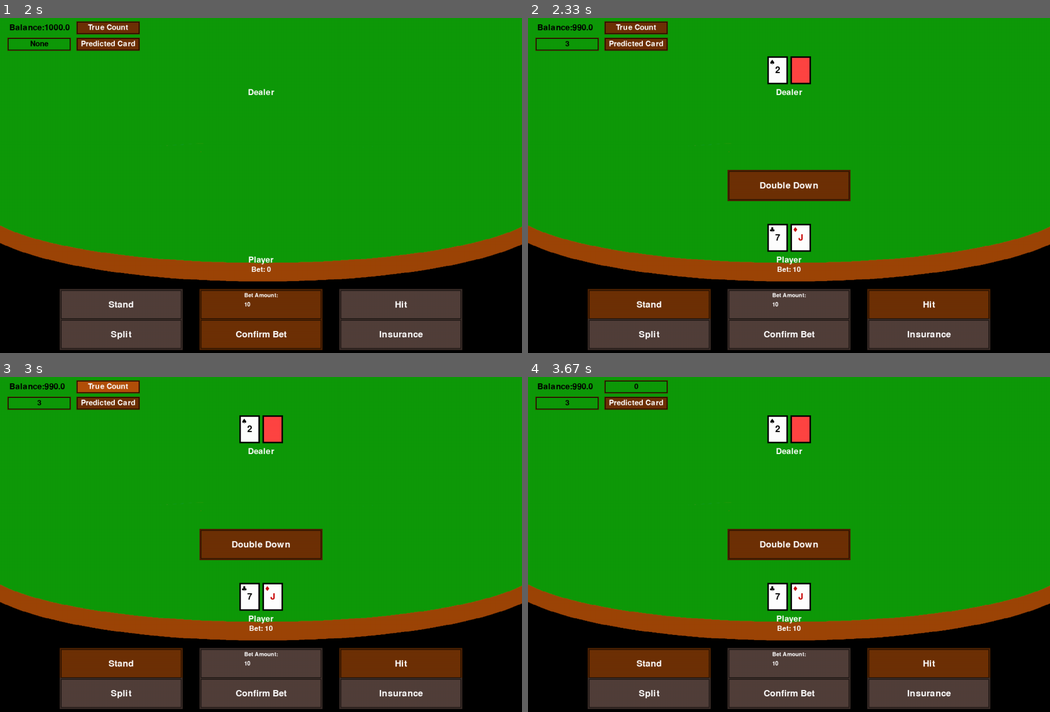
Above: before the commit, frames 1-4 (two rows, left to right).
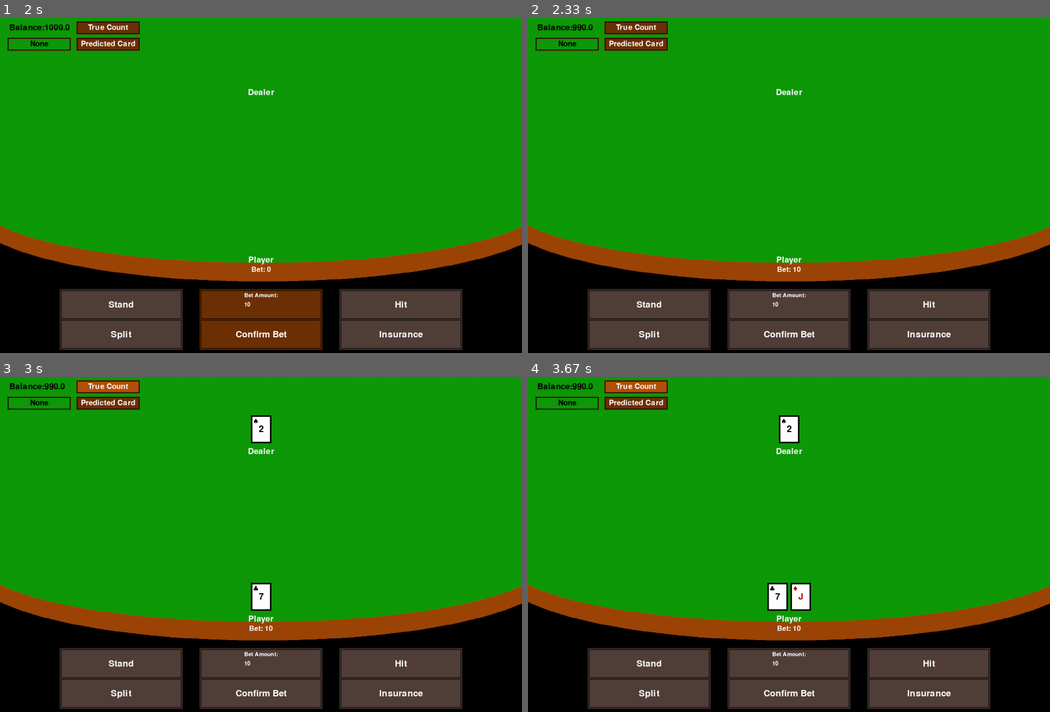
Above: after the commit, the same moments.

Repository: CDonners/None-Exam-Assessment-2026-AQA
Game: pygame game, started from bankrollBust/main.py
Same seed, same stepped clock (60 frames per second), same inputs: the game is played once before the commit and once after it.
Inputs (mouse positions are in pixels of both pictures, inside the frame that each line leads up to):
- Up to frame 1 (2 s): press the mouse at (261, 128) at 0.37 s; move the mouse to (266, 205) at 0.47 s; release the mouse at (276, 286) at 0.6 s; click "Start Game" at 0.72 s; click "Predicted Card" at 1.05 s; press the mouse at (109, 44) at 1.37 s; move the mouse to (93, 98) at 1.47 s; release the mouse at (83, 152) at 1.6 s; press the mouse at (36, 44) at 1.7 s; move the mouse to (52, 111) at 1.8 s; release the mouse at (67, 175) at 1.93 s
- Up to frame 2 (2.33 s): click "Confirm Bet" at 2.05 s
- Up to frame 3 (3 s): no input
- Up to frame 4 (3.67 s): click "True Count" at 3.02 s; move the mouse to (642, 514) at 3.33 s

Frame 1 is identical in both runs. In frame 2, 7.5% of the frame differs, in the area x 5-89%, y 6-90%; in frame 3, 7.3%; in frame 4, 7.2%.

Commit message:
Fixing up final stuffs

Diff:
--- a/bankrollBust/gameLogic.py
+++ b/bankrollBust/gameLogic.py
@@ -249,20 +249,11 @@
         # Faces: "A", "2", "3", "4", "5", "6", "7", "8", "9", "10", "J", "Q", "K"
         return {
                 "roundStagger": None,
-                "dealer": ["A", "K"],
-                "player": [],
+                "dealer": [],
+                "player": ["2","2"],
                 0: ["A","K"]
                 }
     # -------------------------- #
-
-    def initialDeal(self):
-        for i in range(2): # Deal 2 cards to players from left to right
-            for player in self.players:
-                if i == 1 and player.isDealer: # If the dealer is dealt their second card
-                    player.dealCard(self, visible=False) # Deal the card face down
-                else: # Deal the card to the player
-                    player.dealCard(self)
-        self.roundStarted = True # Start the round
 
     def isDoubleDownAvailable(self):
         # Makes double down available
--- a/bankrollBust/main.py
+++ b/bankrollBust/main.py
@@ -166,6 +166,19 @@
                 if nextRoundButton.pressed(event):
                     game.endRound()
 
+    def initialDeal():
+        for i in range(2): # Deal 2 cards to players from left to right
+            for player in game.players:
+                if i == 1 and player.isDealer: # If the dealer is dealt their second card
+                    player.dealCard(game, visible=False) # Deal the card face down
+                else: # Deal the card to the player
+                    player.dealCard(game)
+                # Stagger the dealt cards
+                pygame.time.wait(400)
+                drawScreen() # Draw a the new hands when they are dealt
+        pygame.time.wait(1000) # Stagger time before round start
+        game.roundStarted = True # Start the round
+
     def endPlayerTurn():
         # Make all buttons uninteractable
         hitButton.makeUninteractable()
@@ -282,7 +295,7 @@
                 game.gameState.bettingPhase = False
                 game.gameState.roundStarted = True
                 # game.playerIndex = 0
-                game.initialDeal() # Do the initial Deal
+                initialDeal() # Do the initial Deal
                 game.playerIndex = 0
             # NPC's betting turn
             else:
--- a/bankrollBust/players.py
+++ b/bankrollBust/players.py
@@ -131,7 +131,7 @@
 
     def canSplit(self):
         currentHand = self.hands[self.handIndex].cards
-        if len(currentHand) == 2:
+        if len(currentHand) == 2 and self.bustBux >= self.hands[0].bet: # Don't allow player to split if they don't have enough money
              if currentHand[0].face == currentHand[1].face:
                  return True
         return False
--- a/bankrollBust/pygameUtils/buttonUtils.py
+++ b/bankrollBust/pygameUtils/buttonUtils.py
@@ -23,25 +23,26 @@
         self.interactableObj = self.interactableImage.get_rect(center = centre) # Turn the image into a rect with the specified centre
         # Create text object
         self.font = pygame.font.SysFont("", 36) # Sets the font to pygame default and sets the size
-        self.title_surface = self.font.render(f"{name}", True, (255, 255, 255)) # Creates the text screen, colour black
-        self.title_rect = self.title_surface.get_rect(center=centre) # Draws the text with the same centre as the button so it is over it
+        self.titleSurface = self.font.render(f"{name}", True, (255, 255, 255)) # Creates the text screen, colour black
+        self.titleRect = self.titleSurface.get_rect(center=centre) # Draws the text with the same centre as the button so it is over it
 
     def draw(self): # Blits the rect onto the screen
         self.updateImage() # Ensure image is updated
         self.screen.blit(self.interactableImage, self.interactableObj)
-        self.screen.blit(self.title_surface, self.title_rect)
+        self.screen.blit(self.titleSurface, self.titleRect)
 
     def checkHover(self): # Checks if the mouse is hovered over the rect
         mousePos = pygame.mouse.get_pos() # Gets the position of the mouse
         return self.interactableObj.collidepoint(mousePos) # Returns a boolean if the mouse pos overlaps the rect
 
     def pressed(self, event): # Checks if the mouse is pressed while it hovers over the button
-        if self.checkHover() and event.type == pygame.MOUSEBUTTONDOWN: # Checking if the button press is a mouse press
-            if event.button == 1: # Checks if the button pressed is the left mouse button
-                self.interactableImage = self.pressedImg
-                return True
-            else:
-                self.interactable = self.defaultImg
+        if self.interactable: # Don't allow button to be pressed if it isn't interactable
+            if self.checkHover() and event.type == pygame.MOUSEBUTTONDOWN: # Checking if the button press is a mouse press
+                if event.button == 1: # Checks if the button pressed is the left mouse button
+                    self.interactableImage = self.pressedImg
+                    return True
+                else:
+                    self.interactable = self.defaultImg
         return False
 
     def makeInteractable(self):
@@ -116,10 +117,10 @@
         self.screen.blit(self.interactableImage, self.interactableObj)
         # Create the text object
         font = pygame.font.SysFont("", 22) # Sets the font to default python font with size 22
-        title_surface = font.render(f"{self.name}: {self.value}", True, (255, 255, 255)) # Creates text screen with colour black
-        title_rect = title_surface.get_rect(center=(self.centre[0], self.centre[1]-15)) # Creates the rect with the offset to appear above the slider
+        titleSurface = font.render(f"{self.name}: {self.value}", True, (255, 255, 255)) # Creates text screen with colour black
+        titleRect = titleSurface.get_rect(center=(self.centre[0], self.centre[1]-15)) # Creates the rect with the offset to appear above the slider
         # Draw Text
-        self.screen.blit(title_surface, title_rect) # Draws on every iteration to update the value displayed
+        self.screen.blit(titleSurface, titleRect) # Draws on every iteration to update the value displayed
         # # For visibility of Nodes during testing
         # for i in list(self.valuePoints.keys()):
         #     pygame.draw.circle(self.screen, (0,255,0), (i,self.guideRect.centery), 5)
@@ -171,8 +172,8 @@
         self.minMax = minMax
         # Creating the text for the inputbox title
         self.title_font = pygame.font.SysFont("", 22) # Sets the font of the text to the default pygame font and the size to 22
-        self.title_title_surface = self.title_font.render(f"{self.name}", True, (255, 255, 255)) # Creates the text screen with black colour
-        self.title_title_rect = self.title_title_surface.get_rect(center=(self.centre[0], self.centre[1]-25*self.scale)) # Creates the rect with an offset to appear above the input box
+        self.title_titleSurface = self.title_font.render(f"{self.name}", True, (255, 255, 255)) # Creates the text screen with black colour
+        self.title_titleRect = self.title_titleSurface.get_rect(center=(self.centre[0], self.centre[1]-25*self.scale)) # Creates the rect with an offset to appear above the input box
 
     def draw(self):
         # Check if it's interactable
@@ -184,11 +185,11 @@
         self.screen.blit(self.interactableImage, self.interactableObj)
         # Create the text object for value
         self.input_font = pygame.font.SysFont("", 22) # Sets the font to pygame default with size 22
-        self.input_title_surface = self.title_font.render(f"{self.value}", True, (255, 255, 255)) # Creates text screen with colour black
-        self.input_title_rect = self.title_title_surface.get_rect(center=self.centre) # Creates the rect of the text so the centre is over the box
+        self.input_titleSurface = self.title_font.render(f"{self.value}", True, (255, 255, 255)) # Creates text screen with colour black
+        self.input_titleRect = self.title_titleSurface.get_rect(center=self.centre) # Creates the rect of the text so the centre is over the box
         # Draw Text
-        self.screen.blit(self.title_title_surface, self.title_title_rect)
-        self.screen.blit(self.input_title_surface, self.input_title_rect)
+        self.screen.blit(self.title_titleSurface, self.title_titleRect)
+        self.screen.blit(self.input_titleSurface, self.input_titleRect)
 
     def checkSelected(self, event):
         if self.interactable: # Only do something if the box can be used
@@ -243,8 +244,8 @@
         self.interactableObj = pygame.Rect(0, 0, 170, 35)
         # Create text object
         self.font = pygame.font.SysFont("", 30) # Sets the font to pygame default and sets the size
-        self.title_surface = self.font.render(f"{name}", True, (255, 255, 255)) # Creates the text screen, colour black
-        self.title_rect = self.title_surface.get_rect(center=centre) # Draws the text with the same centre as the button so it is over it
+        self.titleSurface = self.font.render(f"{name}", True, (255, 255, 255)) # Creates the text screen, colour black
+        self.titleRect = self.titleSurface.get_rect(center=centre) # Draws the text with the same centre as the button so it is over it
         self.interactableObj.center = centre
         self.interactableObjColour = (110,49,6)
         self.revealed = revealed
@@ -258,7 +259,7 @@
         if not self.revealed:
             # Draw the centre covering the text
             pygame.draw.rect(self.screen, self.interactableObjColour, self.interactableObj)
-            self.screen.blit(self.title_surface, self.title_rect)
+            self.screen.blit(self.titleSurface, self.titleRect)
         else:
             # Create the text object for the revlealed text
             revealedTextSurface = self.font.render(f"{self.revealedText}", True, "black")
Not shown, added: bankrollBust/flowCharts/classdiamgram
Not shown, added: bankrollBust/pygameUtils/asda
